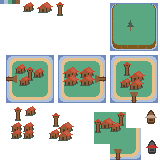
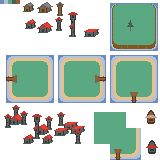
The second 160px x 160px image is a revision of the first. Changes to its layers:
added layer "Layer 27" above "Layer 15" over box(25, 12, 99, 37)
painted on "Layer 15" over box(23, 2, 64, 9)
removed layer "Layer 4" over box(37, 2, 53, 9)
removed layer "Layer 11" over box(56, 2, 64, 5)
removed layer "Layer 36" over box(94, 112, 125, 133)
removed layer "Layer 32" over box(14, 106, 36, 121)
removed layer "Layer 19" over box(15, 64, 44, 86)
renamed "Layer 21" to "Layer 35", moved it above "Layer 26", painted on it over box(49, 112, 85, 144)
removed layer "Layer 10" over box(120, 62, 145, 90)
moved "Layer 26" above "Layer 30", painted on it over box(4, 67, 95, 128)
painted on "Layer 30" over box(11, 114, 53, 144)
